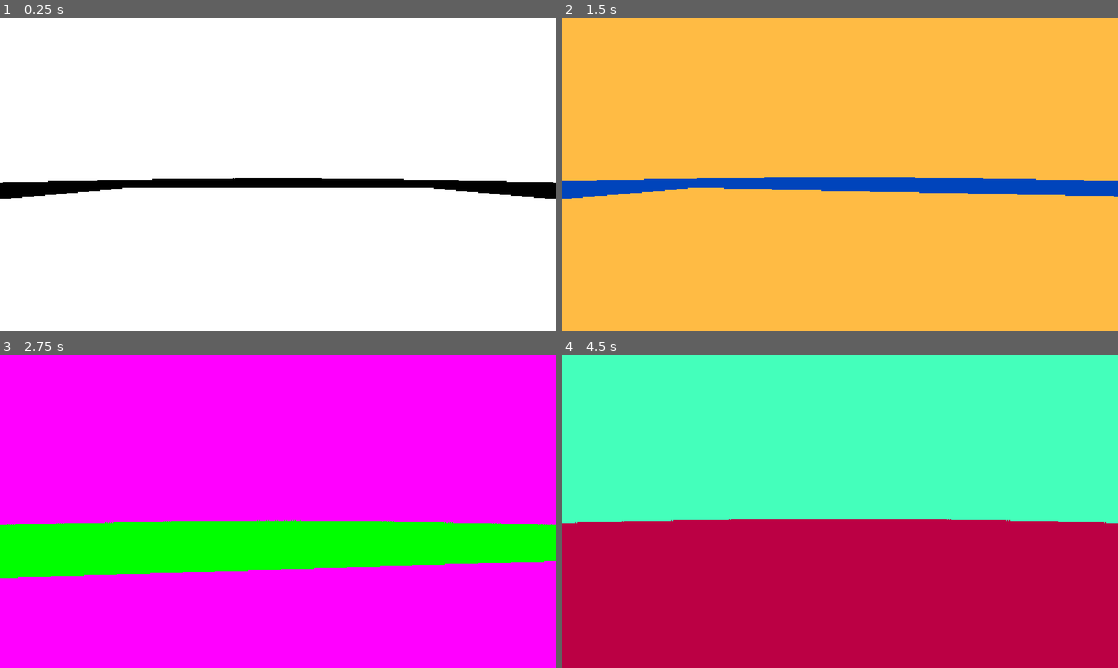
Above: before the commit, frames 1-4 (two rows, left to right).
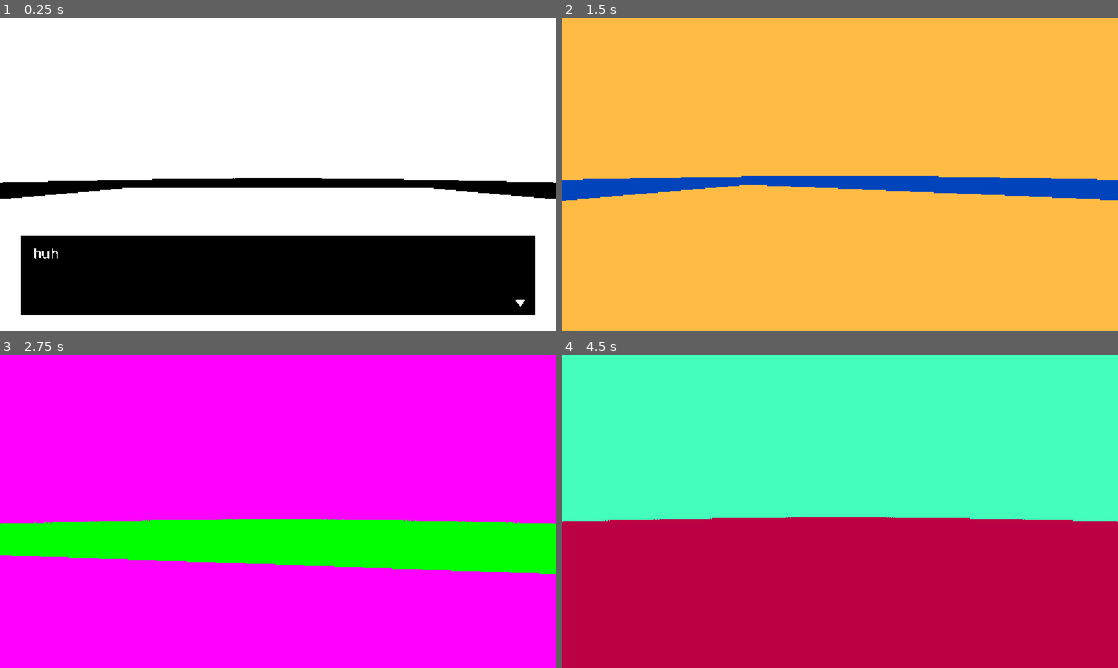
Above: after the commit, the same moments.

Repository: gorkareplay/lens
Game: Godot game, scene res://Scenes/main.tscn
Same seed, same stepped clock (60 frames per second), same inputs: the game is played once before the commit and once after it. The engine's default icon, where the game draws it, is replaced by a stand-in: a white triangle on a blue panel in a dark square.
Inputs (mouse positions are in pixels of both pictures, inside the frame that each line leads up to):
- Up to frame 1 (0.25 s): no input
- Up to frame 2 (1.5 s): tap Enter (ui_accept) at 0.5, 0.77 s; move the mouse to (867, 174) at 0.52 s; hold Up (ui_up) from 0.53 s (still down); tap 4 (blue_lens) at 0.6 s; click (867, 174) at 0.67 s; move the mouse to (812, 174) at 1.27 s; tap 3 (green_lens) at 1.35 s
- Up to frame 3 (2.75 s): keep holding Up (ui_up); tap Enter (ui_accept) at 1.52 s; move the mouse to (289, 505) at 2.02 s; tap E (interact) at 2.1 s
- Up to frame 4 (4.5 s): keep holding Up (ui_up); move the mouse to (834, 517) at 2.77 s; tap 1 (no_lens) at 2.85 s; click (834, 517) at 2.92 s; tap Enter (ui_accept) at 3.02, 3.77 s; move the mouse to (878, 514) at 3.52 s; tap 2 (red_lens) at 3.6 s; move the mouse to (795, 508) at 4.27 s; tap 4 (blue_lens) at 4.35 s

The runs differ from the first frame. In frame 1, 23% of the frame differs, in the area x 3-97%, y 69-95%; in frame 2, 1.0%; in frame 3, 3.6%; in frame 4, 0.5%.

Commit message:
added a change voice function

Diff:
--- a/Scenes/main.tscn
+++ b/Scenes/main.tscn
@@ -1,9 +1,9 @@
 [gd_scene format=3 uid="uid://1uo6ytv7tfwn"]
 
-[ext_resource type="Script" uid="uid://d0pejyksncldl" path="res://Scenes/main.gd" id="1_8gbba"]
+[ext_resource type="Script" uid="uid://d0pejyksncldl" path="res://Scripts/main.gd" id="1_8gbba"]
 [ext_resource type="PackedScene" uid="uid://bx3i7n6agrjxy" path="res://Scenes/player.tscn" id="1_jjgbg"]
 [ext_resource type="PackedScene" uid="uid://crs2qme6ukli" path="res://Scenes/interactable.tscn" id="2_bo1nx"]
-[ext_resource type="Script" uid="uid://da6udrssgufhh" path="res://Scenes/ui.gd" id="4_jjvhh"]
+[ext_resource type="Script" uid="uid://da6udrssgufhh" path="res://Scripts/ui.gd" id="4_jjvhh"]
 [ext_resource type="PackedScene" uid="uid://bpouhpt78oiox" path="res://Scenes/post_fx.tscn" id="5_kry3j"]
 [ext_resource type="PackedScene" uid="uid://decougth6v0d1" path="res://Scenes/Restaurant.tscn" id="6_21xkr"]
 
--- a/Scenes/post_fx.tscn
+++ b/Scenes/post_fx.tscn
@@ -1,7 +1,7 @@
 [gd_scene format=3 uid="uid://bpouhpt78oiox"]
 
 [ext_resource type="Shader" uid="uid://bpjiy7vjv0lvg" path="res://1bit.gdshader" id="1_7uwcl"]
-[ext_resource type="Script" uid="uid://b552j5ips72of" path="res://Scenes/post_fx.gd" id="1_hyrtn"]
+[ext_resource type="Script" uid="uid://b552j5ips72of" path="res://Scripts/post_fx.gd" id="1_hyrtn"]
 
 [sub_resource type="ShaderMaterial" id="ShaderMaterial_jeaex"]
 shader = ExtResource("1_7uwcl")
--- a/Scenes/main.gd
+++ b/Scripts/main.gd
@@ -2,8 +2,7 @@
 
 # Called when the node enters the scene tree for the first time.
 func _ready() -> void:
-	pass # Replace with function body.
-
+	Dialogue.say(["huh", "huinya"])
 
 # Called every frame. 'delta' is the elapsed time since the previous frame.
 func _process(_delta: float) -> void:
--- a/Scripts/voice_synth.gd
+++ b/Scripts/voice_synth.gd
@@ -6,11 +6,11 @@
 const VARIANTS := 4
 
 # character of the voice synth
-const BASE_PITCH_HZ := 92.0
-const GRAVEL := 0.55
-const BREATH := 0.10
-const WARMTH := 0.55
-const VOLUME_DB := -9.0
+var BASE_PITCH_HZ: float = 92.0
+var GRAVEL: float = 0.55
+var BREATH: float = 0.10
+var WARMTH: float = 0.55
+var VOLUME_DB: float = -9.0
 
 const VOWELS := {
 	"a": Vector3(730, 1090, 2440),
@@ -39,6 +39,13 @@
 		for i in VARIANTS:
 			list.append(_synth_vowel(VOWELS[v], rng))
 		_vowel_streams[v] = list
+
+func _set_voice(pitch: float, gravel: float, breath: float, warmth: float, volume: float):
+	BASE_PITCH_HZ = pitch
+	GRAVEL = gravel
+	BREATH = breath
+	WARMTH = warmth
+	VOLUME_DB = volume
 
 func play_for(ch: String) -> void:
 	var c := ch.to_lower()
Renamed: Scenes/main.gd.uid -> Scripts/main.gd.uid
Renamed: Scenes/post_fx.gd -> Scripts/post_fx.gd
Renamed: Scenes/post_fx.gd.uid -> Scripts/post_fx.gd.uid
Renamed: Scenes/ui.gd -> Scripts/ui.gd
Renamed: Scenes/ui.gd.uid -> Scripts/ui.gd.uid
Not shown, changed: Sprites/icon.svg.import
Not shown, changed: Sprites/wood/WoodText 2.jpg.import
Not shown, changed: Sprites/wood/WoodText 3.jpg.import
Not shown, changed: Sprites/wood/WoodText.jpg.import
